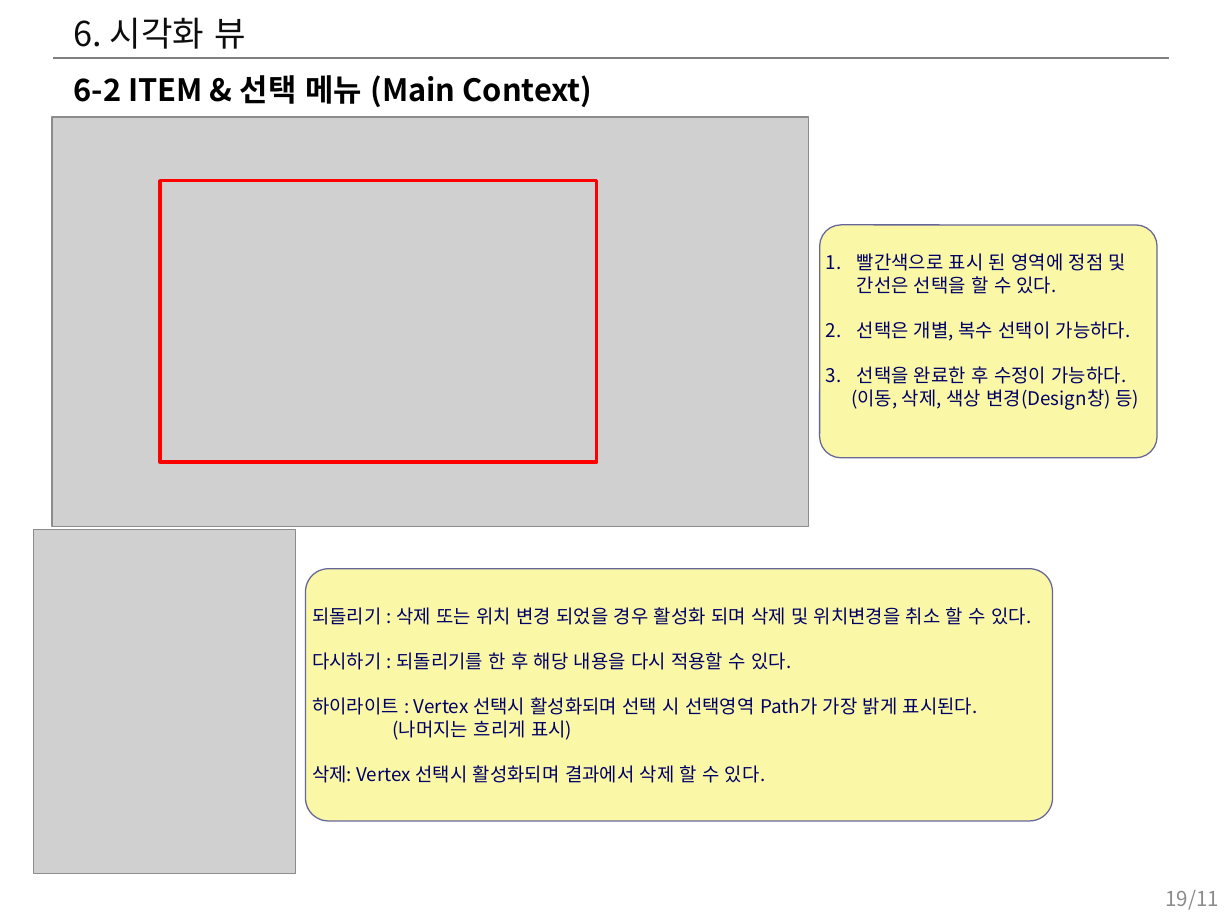
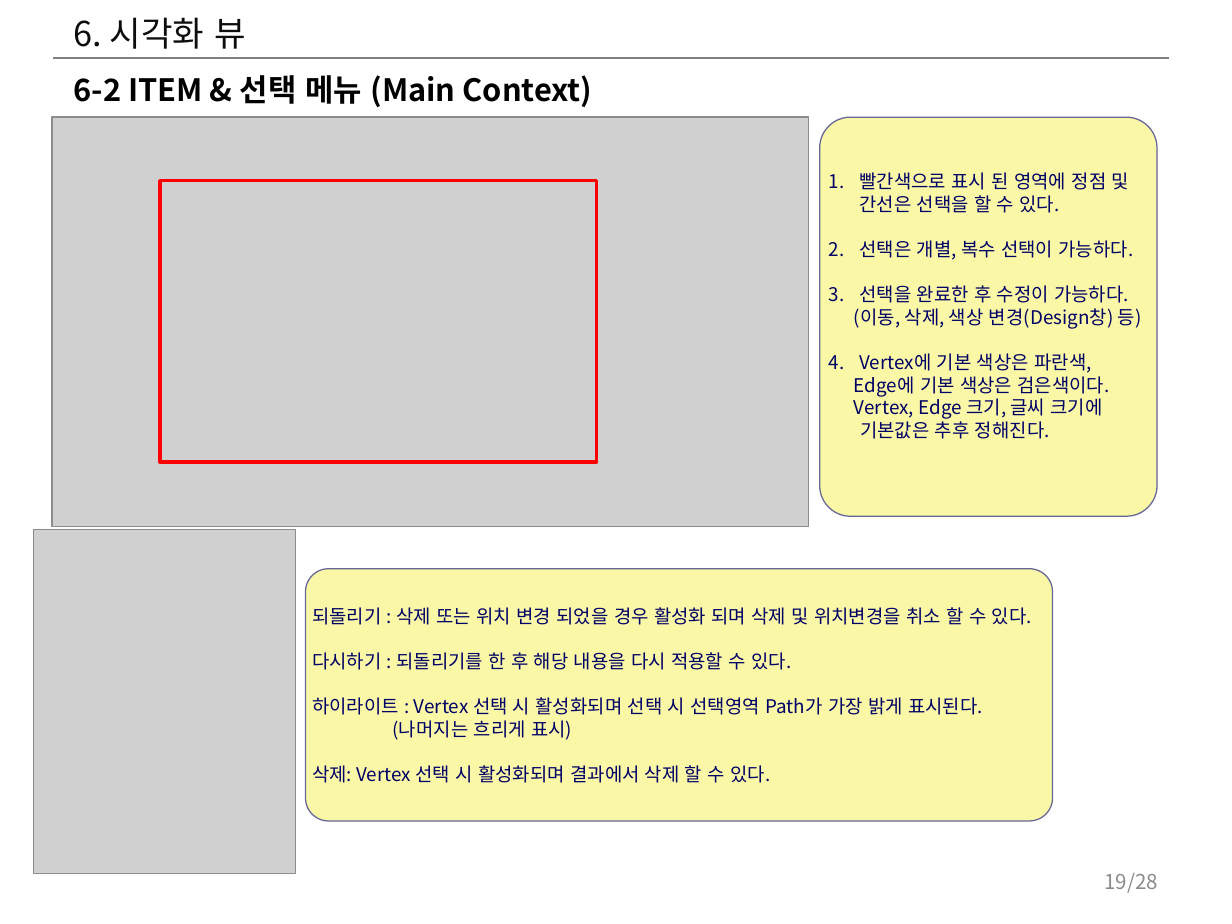
Before and after one commit to hwany7seo/gdbms_document, a slide deck: slide 19 of mockup/시각화도구_UI_UX_기획서.pptx. Drawn at 1232x924 pixels with LibreOffice and Linux fonts; fonts in the diff are those of the drawing; grey boxes stand for pictures. Boxes give left, top, right and bottom in pixels: in the first picture for what was removed or moved away, otherwise in the second. Text is boxed around its words. In the diff, an @@ line names an element or a change of style, - is before the commit and + after.

```diff
--- a/mockup/시각화도구_UI_UX_기획서.pptx
+++ b/mockup/시각화도구_UI_UX_기획서.pptx
@@ rounded rectangle "빨간색으로 표시 된 영역에 정점 ...": place and size @@
-rounded rectangle "빨간색으로 표시 된 영역에 정점 ..." at bbox=[819, 225, 1157, 458]
+rounded rectangle "빨간색으로 표시 된 영역에 정점 ..." at bbox=[819, 117, 1157, 516]
@@ text in rounded rectangle at bbox=[854, 353, 1110, 439]: paragraphs added @@
+4. Vertex에 기본 색상은 파란색,
+Edge에 기본 색상은 검은색이다.
+Vertex, Edge 크기, 글씨 크기에
+기본값은 추후 정해진다.
@@ text in rounded rectangle at bbox=[312, 697, 983, 715]: spaces changed @@
-하이라이트 : Vertex 선택시 활성화되며 선택 시 선택영역 Path가 가장 밝게 표시된다.
+하이라이트 : Vertex 선택 시 활성화되며 선택 시 선택영역 Path가 가장 밝게 표시된다.
@@ text in rounded rectangle at bbox=[312, 765, 770, 783]: spaces changed @@
-삭제: Vertex 선택시 활성화되며 결과에서 삭제 할 수 있다.
+삭제: Vertex 선택 시 활성화되며 결과에서 삭제 할 수 있다.
@@ page number at bbox=[1104, 873, 1158, 893]: text changed @@
-19/11
+19/28
```
Also in this commit, not shown: 16 other slides changed, 4 slides added, 20 other files.
